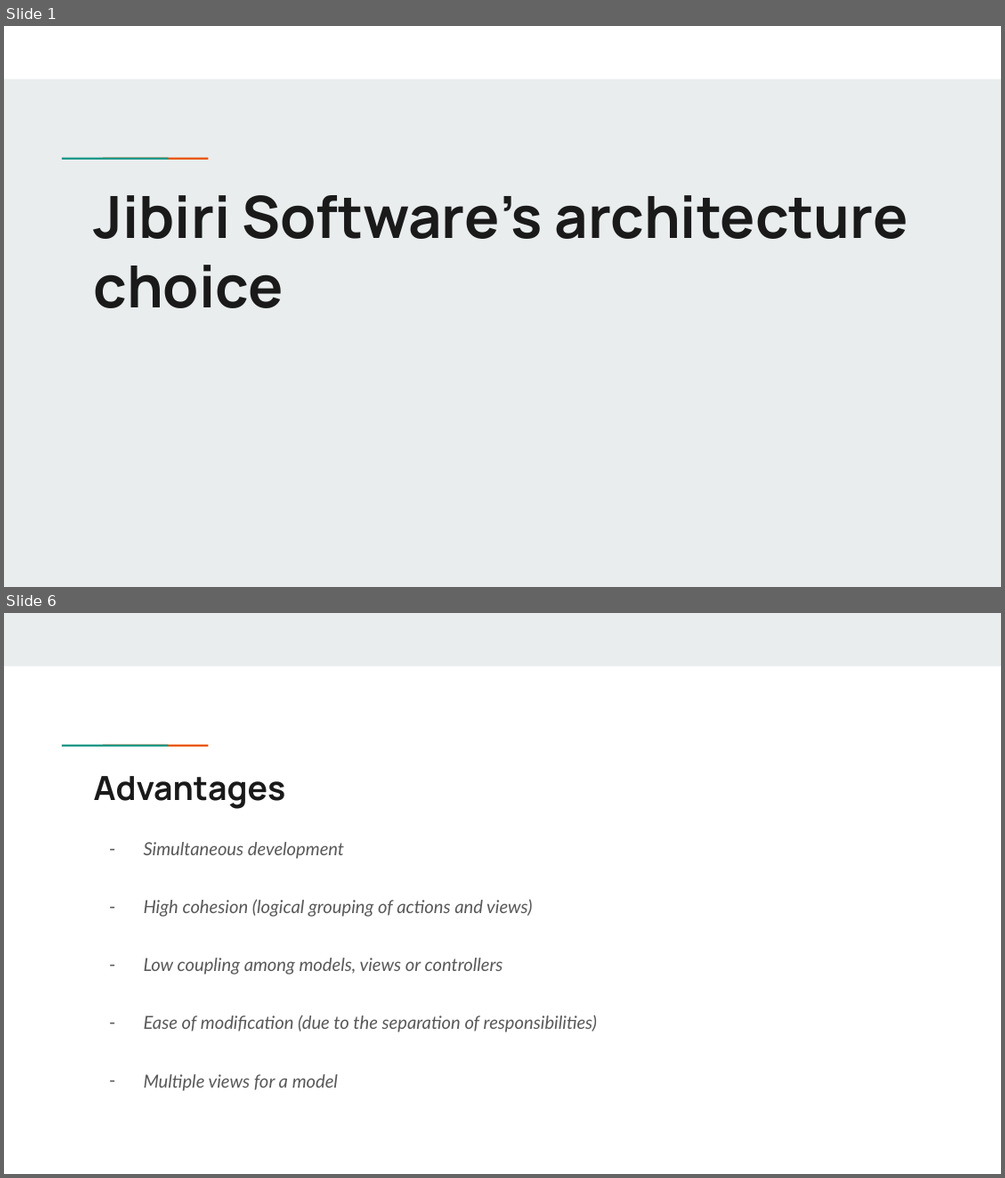
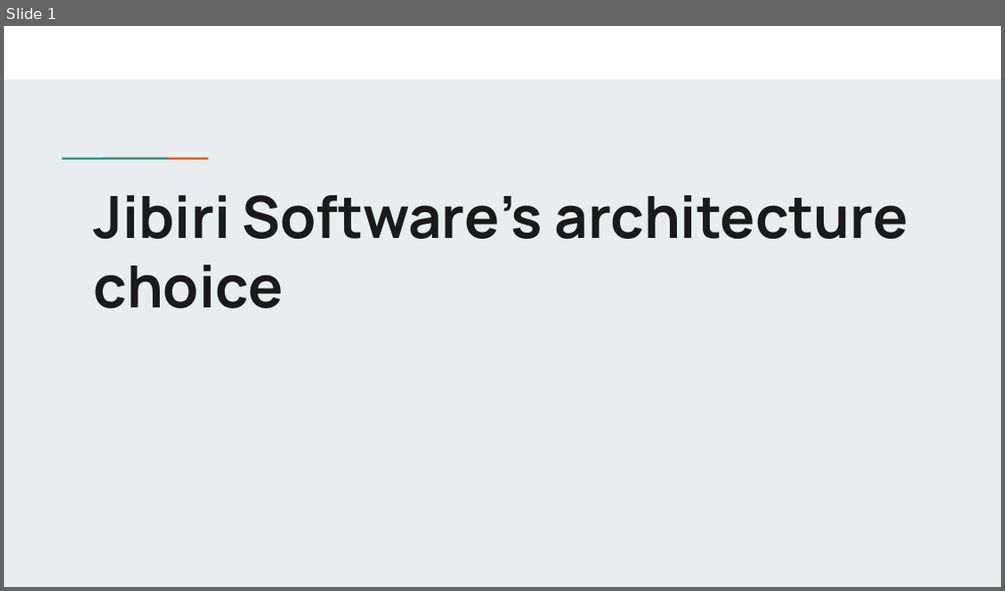
Before and after one commit to Jibiri-Software/WhiteWiseWeasel, a slide deck: SoftwareArchitecture/Jibiri_software_architecture_choice.pptx. Shown one above the other, each under a label of ours: slides 1 and 6 before the commit, slide 1 after it; the slides between them are not shown. The pictures are 1005x1178 and 1005x591 pixels, drawn with LibreOffice and Linux fonts; fonts in the diff are those of the drawing. Boxes give left, top, right and bottom in pixels: in the first picture for what was removed or moved away, otherwise in the second. Text is boxed around its words. In the diff, an @@ line names an element or a change of style, - is before the commit and + after.

```diff
--- a/SoftwareArchitecture/Jibiri_software_architecture_choice.pptx
+++ b/SoftwareArchitecture/Jibiri_software_architecture_choice.pptx
@@ slide 6 removed at (x1=4, y1=613, x2=1001, y2=1174), background #FFFFFF; not listed: 2 template elements that a slide beside it also shows @@
@@ rectangle removed at (x1=4, y1=613, x2=1001, y2=666) @@
@@ title removed at (x1=94, y1=776, x2=286, y2=809) @@
-Advantages
@@ text removed at (x1=144, y1=842, x2=597, y2=1091) @@
-– Simultaneous development
-– High cohesion (logical grouping of actions and views)
-– Low coupling among models, views or controllers
-– Ease of modification (due to the separation of responsibilities)
-– Multiple views for a model
```
Also in this commit, not shown: 1 slide changed, 7 slides added, 5 other slides removed, 2 other files.
